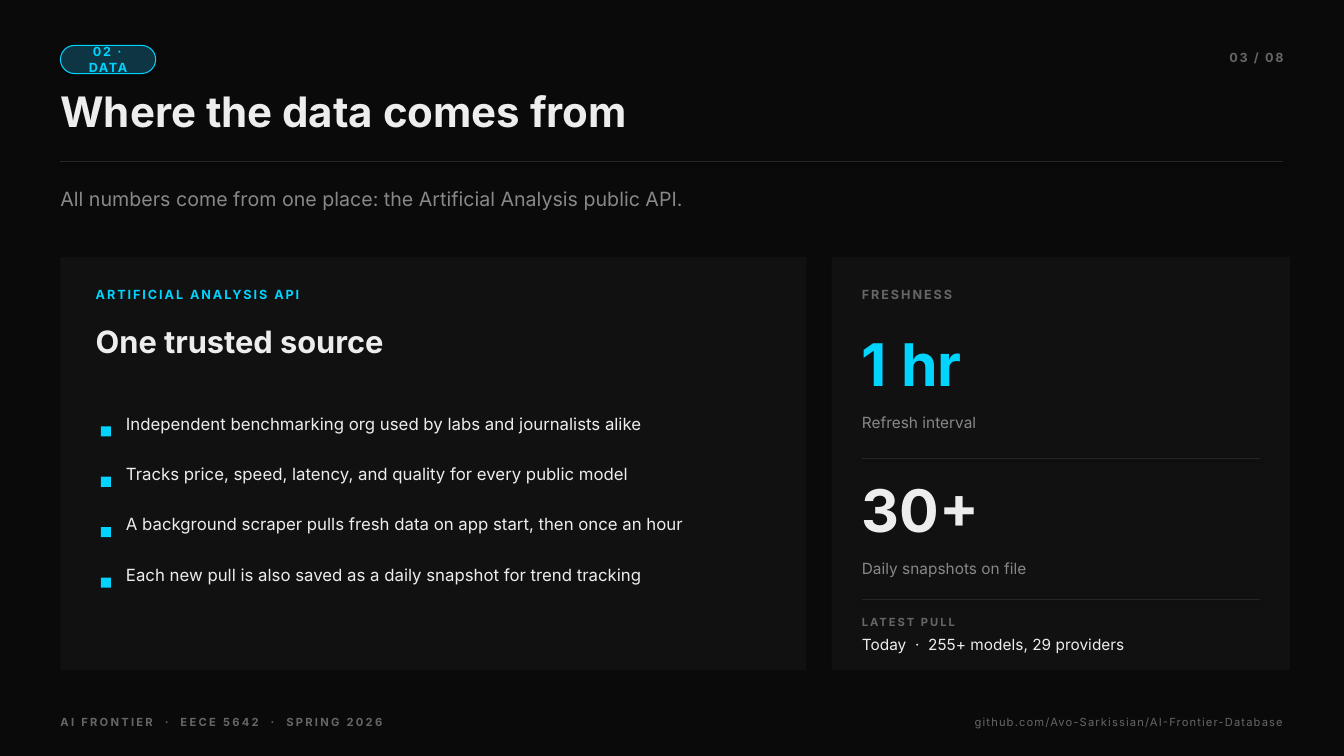
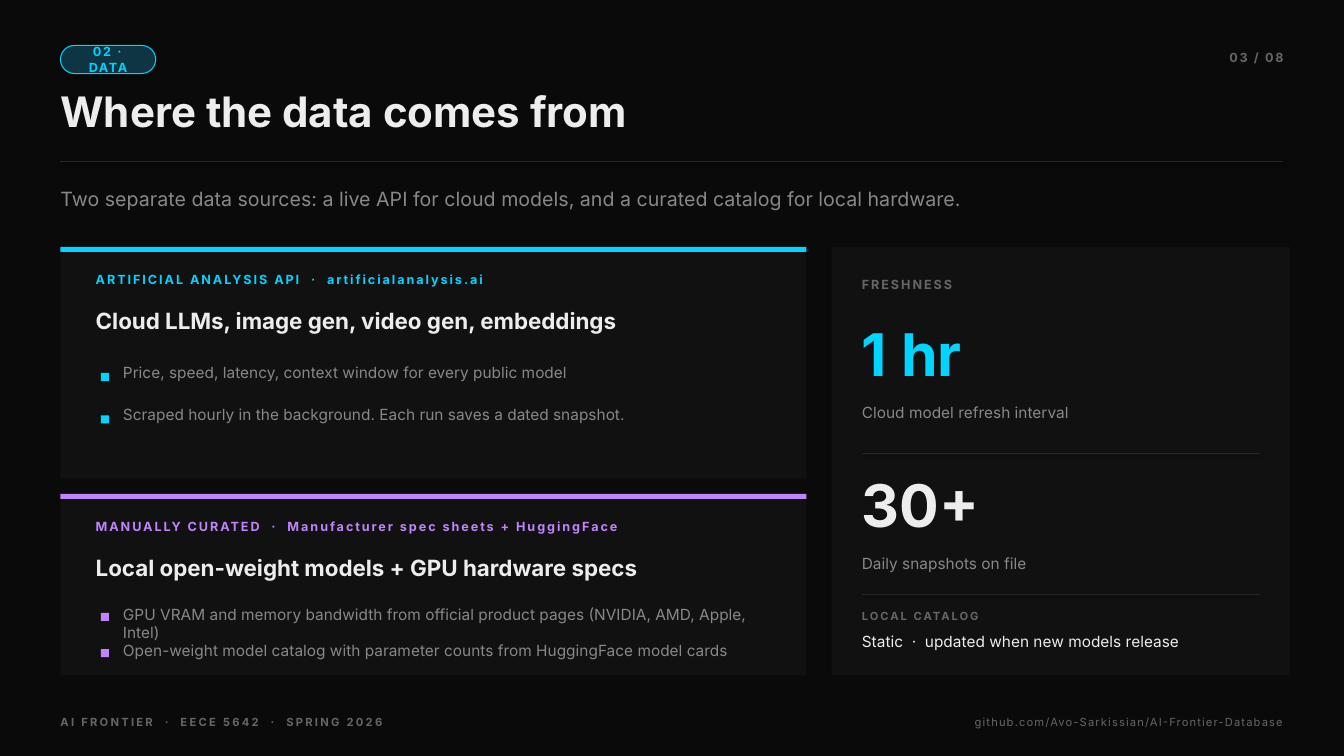
Before and after one commit to Avo-Sarkissian/AI-Frontier-Database, a slide deck: slide 3 of AI_Frontier_Presentation.pptx. Drawn at 1344x756 pixels with LibreOffice and Linux fonts; fonts in the diff are those of the drawing. Boxes give left, top, right and bottom in pixels: in the first picture for what was removed or moved away, otherwise in the second. Text is boxed around its words. In the diff, an @@ line names an element or a change of style, - is before the commit and + after.

```diff
--- a/AI_Frontier_Presentation.pptx
+++ b/AI_Frontier_Presentation.pptx
@@ text at (60, 191, 961, 210): text changed @@
-All numbers come from one place: the Artificial Analysis public API.
+Two separate data sources: a live API for cloud models, and a curated catalog for local hardware.
@@ rectangle: place and size @@
-rectangle at (60, 257, 807, 670)
+rectangle at (60, 247, 807, 479)
@@ rectangle added at (60, 247, 807, 252), fill #00D4FF @@
@@ rectangle: place and size @@
-rectangle at (832, 257, 1291, 670)
+rectangle at (832, 247, 1291, 676)
@@ text at (96, 272, 771, 302): text changed @@
-ARTIFICIAL ANALYSIS API
+ARTIFICIAL ANALYSIS API · artificialanalysis.ai
@@ text added at (96, 312, 616, 334), 16 pt, text #EDEDED, bold @@
+Cloud LLMs, image gen, video gen, embeddings
@@ text removed at (96, 330, 383, 354) @@
-One trusted source
@@ rectangle: place and size @@
-rectangle at (101, 477, 111, 487)
+rectangle at (101, 373, 109, 381)
@@ text at (123, 366, 567, 381): text changed; size 12 to 11 pt; text colour #EDEDED to #888888 @@
-Tracks price, speed, latency, and quality for every public model
+Price, speed, latency, context window for every public model
@@ 2 texts, 1 rectangle: place and size @@
-2 texts, 1 rectangle at (101, 290, 962, 437)
+2 texts, 1 rectangle at (101, 280, 962, 423)
@@ text added at (123, 408, 624, 423), 11 pt, text #888888 @@
+Scraped hourly in the background. Each run saves a dated snapshot.
@@ text removed at (126, 417, 641, 434) @@
-Independent benchmarking org used by labs and journalists alike
@@ text at (862, 406, 1069, 418): text changed @@
-Refresh interval
+Cloud model refresh interval
@@ rectangle added at (60, 494, 807, 676), fill #111111 @@
@@ rectangle added at (60, 494, 807, 499), fill #C084FC @@
@@ rectangle removed at (101, 527, 111, 537) @@
@@ text removed at (126, 517, 682, 534) @@
-A background scraper pulls fresh data on app start, then once an hour
@@ text added at (96, 559, 638, 581), 16 pt, text #EDEDED, bold @@
+Local open-weight models + GPU hardware specs
@@ text at (126, 568, 641, 585): text changed; size 12 to 9 pt; text colour #EDEDED to #C084FC; bold on @@
-Each new pull is also saved as a daily snapshot for trend tracking
+MANUALLY CURATED · Manufacturer spec sheets + HuggingFace
@@ 2 texts, 2 lines: place and size @@
-2 texts, 2 lines at (862, 459, 1260, 600)
+2 texts, 2 lines at (862, 454, 1260, 595)
@@ rectangle: place and size @@
-rectangle at (101, 578, 111, 588)
+rectangle at (101, 613, 109, 621)
@@ rectangle at (101, 613, 109, 621): fill #00D4FF to #C084FC @@
@@ text added at (123, 607, 746, 640), 11 pt, text #888888 @@
+GPU VRAM and memory bandwidth from official product pages (NVIDIA, AMD, Apple, Intel)
@@ text removed at (862, 615, 1260, 645) @@
-LATEST PULL
@@ text added at (862, 610, 1260, 640), 8 pt, text #666666, bold @@
+LOCAL CATALOG
@@ rectangle added at (101, 649, 109, 657), fill #C084FC @@
@@ text added at (123, 644, 728, 659), 11 pt, text #888888 @@
+Open-weight model catalog with parameter counts from HuggingFace model cards
@@ text at (862, 635, 1179, 650): text changed @@
-Today · 255+ models, 29 providers
+Static · updated when new models release
```
Also in this commit, not shown: 1 other slide changed, 1 other file.
